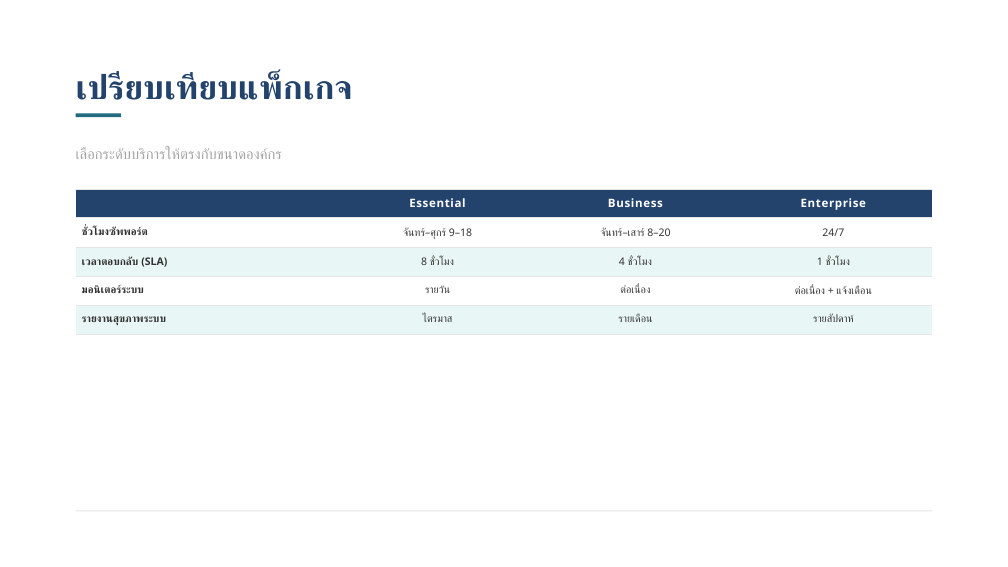
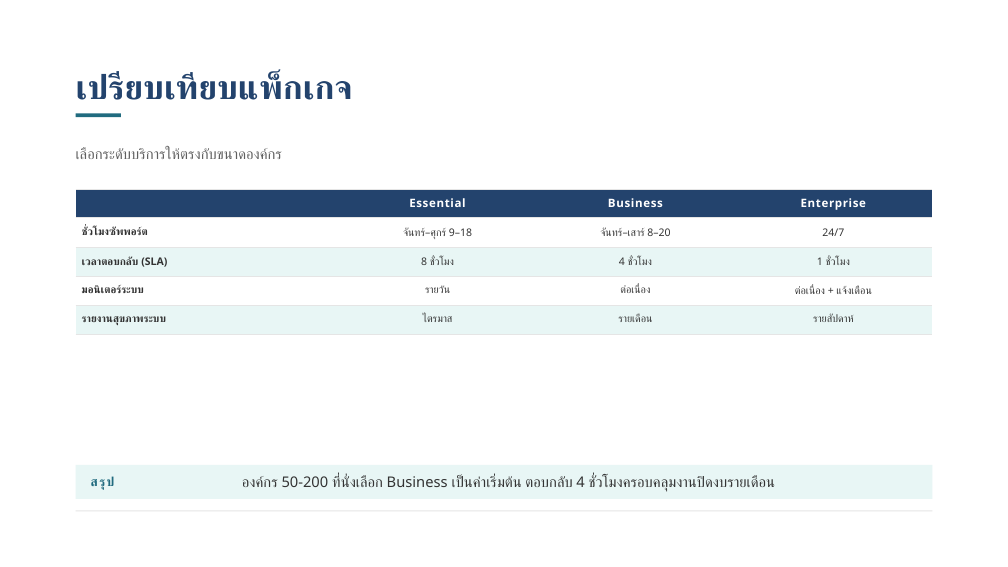
Before and after one commit to rofthanakrit-maker/nct-design-system, a slide deck: slide 9 of NCT-Slide-Template-Demo.pptx. Drawn at 1008x567 pixels with LibreOffice and Linux fonts; fonts in the diff are those of the drawing; background and template pictures are left out. Boxes give left, top, right and bottom in pixels: in the first picture for what was removed or moved away, otherwise in the second. Text is boxed around its words. In the diff, an @@ line names an element or a change of style, - is before the commit and + after.

```diff
--- a/NCT-Slide-Template-Demo.pptx
+++ b/NCT-Slide-Template-Demo.pptx
@@ text "เลือกระดับบริการให้ตรงกับขนาดองค์กร" at [76, 148, 282, 159]: text colour #A4A4A4 to #5F5F5F @@
@@ rectangle added at [76, 465, 932, 499], fill #E8F6F5 @@
@@ text added at [91, 477, 115, 490], 12 pt, text #216B7F, bold @@
+สรุป
@@ text added at [242, 476, 775, 492], 14 pt, text #333333 @@
+องค์กร 50-200 ที่นั่งเลือก Business เป็นค่าเริ่มต้น ตอบกลับ 4 ชั่วโมงครอบคลุมงานปิดงบรายเดือน
```
Also in this commit, not shown: 11 other slides changed, 15 other files.
